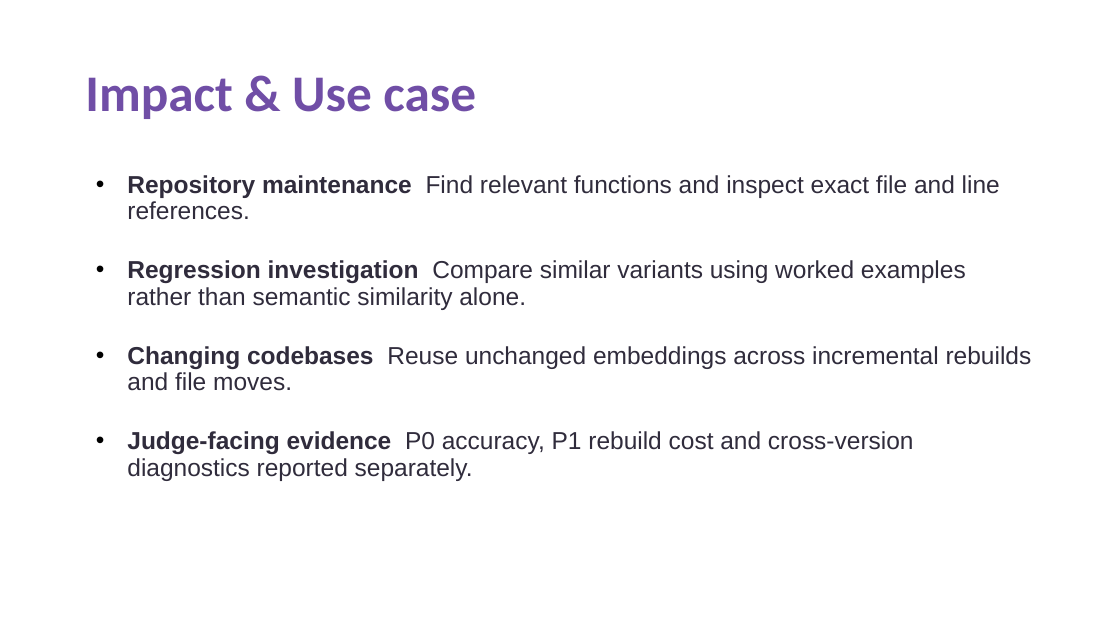
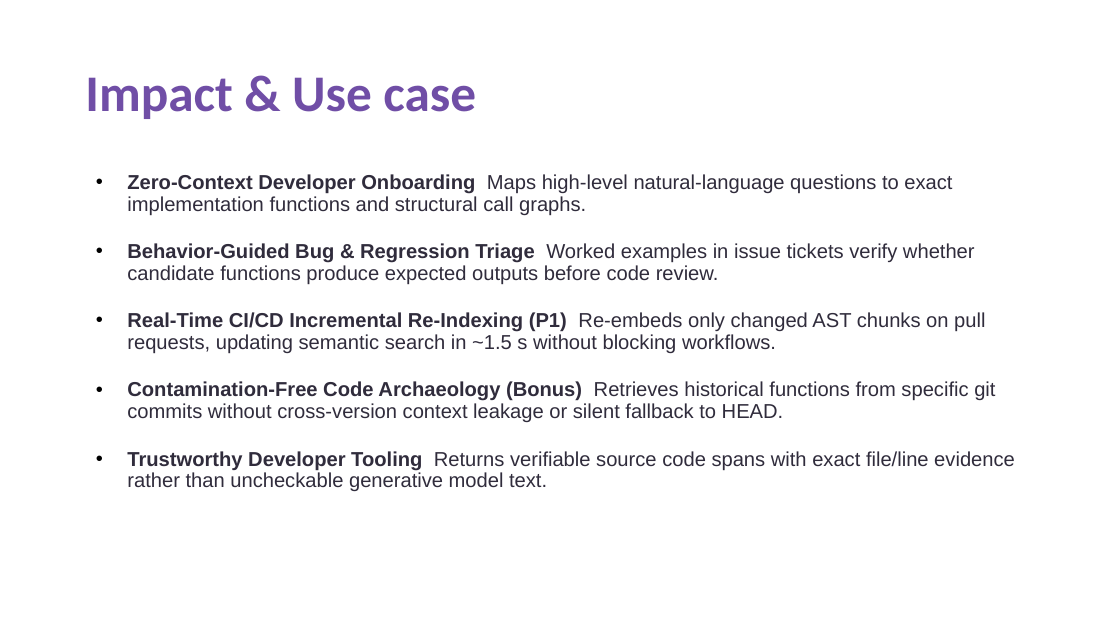
Before and after one commit to krizz711/CodeDoctor-Agentic-Semantic-and-Structural-Intelligence-for-Code-Repositories, a slide deck: slide 7 of VITV_Doctors_Submission.pptx. Drawn at 1120x630 pixels with LibreOffice and Linux fonts; fonts in the diff are those of the drawing. Boxes give left, top, right and bottom in pixels: in the first picture for what was removed or moved away, otherwise in the second. Text is boxed around its words. In the diff, an @@ line names an element or a change of style, - is before the commit and + after.

```diff
--- a/VITV_Doctors_Submission.pptx
+++ b/VITV_Doctors_Submission.pptx
@@ text at [127,174,1015,491]: text changed; size 21 to 17.2 pt @@
-• Repository maintenance Find relevant functions and inspect exact file and line references.
-• Regression investigation Compare similar variants using worked examples rather than semantic similarity alone.
-• Changing codebases Reuse unchanged embeddings across incremental rebuilds and file moves.
-• Judge-facing evidence P0 accuracy, P1 rebuild cost and cross-version diagnostics reported separately.
+• Zero-Context Developer Onboarding Maps high-level natural-language questions to exact implementation functions and structural call graphs.
+• Behavior-Guided Bug & Regression Triage Worked examples in issue tickets verify whether candidate functions produce expected outputs before code review.
+• Real-Time CI/CD Incremental Re-Indexing (P1) Re-embeds only changed AST chunks on pull requests, updating semantic search in ~1.5 s without blocking workflows.
+• Contamination-Free Code Archaeology (Bonus) Retrieves historical functions from specific git commits without cross-version context leakage or silent fallback to HEAD.
+• Trustworthy Developer Tooling Returns verifiable source code spans with exact file/line evidence rather than uncheckable generative model text.
```
Also in this commit, not shown: 9 other slides changed, 1 slide added, 1 slide removed, 1 other file.
